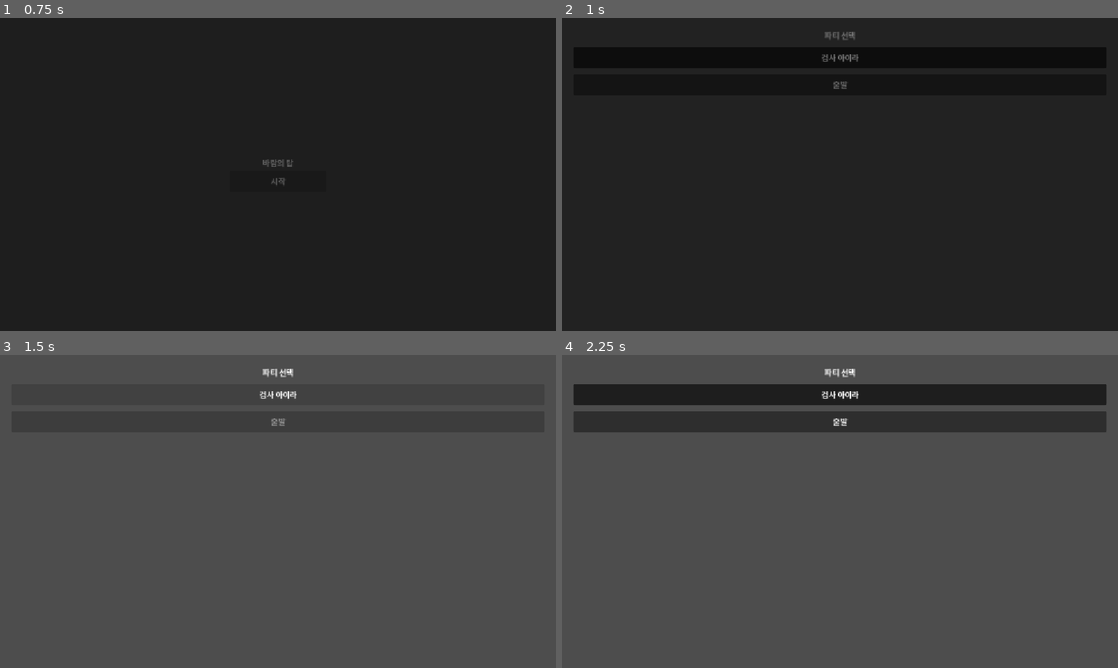
Above: before the commit, frames 1-4 (two rows, left to right).
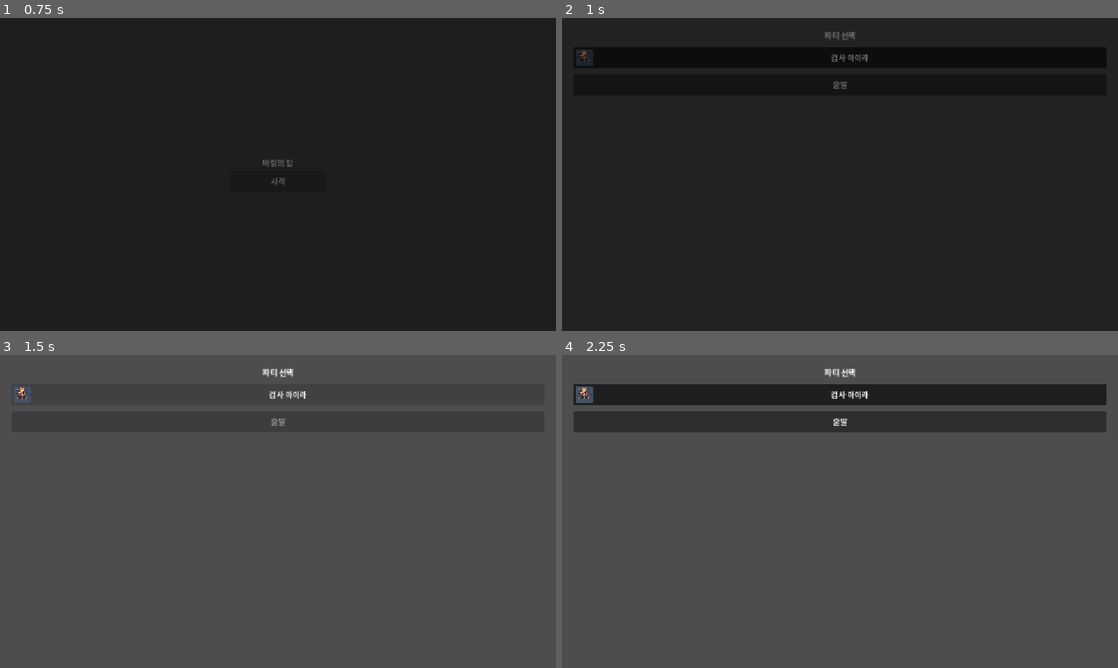
Above: after the commit, the same moments.

Repository: juunj-code/juunj
Game: Godot game, scene res://scenes/Boot.tscn
The game is run twice, just before and just after one commit, with the same random seed, the same clock (stepped at 60 frames per second) and the same inputs.
Inputs:
- Up to frame 1 (0.75 s): click "시작" at 0.5 s
- Up to frame 2 (1 s): no input
- Up to frame 3 (1.5 s): click "검사 아이라" at 1.25 s
- Up to frame 4 (2.25 s): click "검사 아이라" at 2 s

Frame 1 is identical in both runs. In frame 2, 0.3% of the frame differs, in the area x 2-55%, y 10-16%; in frame 3, 0.3%; in frame 4, 0.3%, in the area x 2-56%, y 10-16%.

Commit message:
feat: wire companion portrait art into party select screen
Image-gen credits came through after the previous session's blocker
note — generated all 4 companion portraits from the locked prompts
in design/art/portrait-prompts.md, filled in portrait_id on each
companion resource, and render them as roster button icons in
PartySelectScreen. 175/175 GUT tests still pass.

Diff:
--- a/assets/data/companions/companion_balance_01.tres
+++ b/assets/data/companions/companion_balance_01.tres
@@ -8,7 +8,7 @@
 name = "검사 아이라"
 description = "탑에 처음 들어온 자를 언제나 마중 나오는 검사."
 class_type = "balance"
-portrait_id = ""
+portrait_id = "res://assets/art/portraits/companion_balance_01.png"
 color_accent = Color(0.78, 0.45, 0.16, 1)
 base_hp = 100
 base_atk = 18
--- a/assets/data/companions/companion_dealer_01.tres
+++ b/assets/data/companions/companion_dealer_01.tres
@@ -8,7 +8,7 @@
 name = "빠른 손 리사"
 description = "아무도 그녀가 언제부터 탑에 있었는지 모른다."
 class_type = "dealer"
-portrait_id = ""
+portrait_id = "res://assets/art/portraits/companion_dealer_01.png"
 color_accent = Color(0.55, 0.21, 0.32, 1)
 base_hp = 70
 base_atk = 28
--- a/assets/data/companions/companion_support_01.tres
+++ b/assets/data/companions/companion_support_01.tres
@@ -8,7 +8,7 @@
 name = "노래하는 유이"
 description = "그녀의 노래가 들리는 방은 언제나 안전하다고 한다."
 class_type = "support"
-portrait_id = ""
+portrait_id = "res://assets/art/portraits/companion_support_01.png"
 color_accent = Color(0.82, 0.72, 0.34, 1)
 base_hp = 80
 base_atk = 14
--- a/assets/data/companions/companion_tank_01.tres
+++ b/assets/data/companions/companion_tank_01.tres
@@ -8,7 +8,7 @@
 name = "방패지기 도른"
 description = "탑 깊은 곳, 무너진 방벽 아래서 발견된다."
 class_type = "tank"
-portrait_id = ""
+portrait_id = "res://assets/art/portraits/companion_tank_01.png"
 color_accent = Color(0.52, 0.43, 0.27, 1)
 base_hp = 150
 base_atk = 12
--- a/scenes/party_select_screen.gd
+++ b/scenes/party_select_screen.gd
@@ -24,6 +24,10 @@
 		button.toggle_mode = true
 		button.custom_minimum_size = Vector2(0, 44)
 		button.button_pressed = _composition.selected.has(id)
+		if data.portrait_id != "":
+			button.icon = load(data.portrait_id)
+			button.expand_icon = true
+			button.add_theme_constant_override("icon_max_width", 40)
 		button.toggled.connect(_on_companion_toggled.bind(id, button))
 		_roster_container.add_child(button)
 		_buttons[id] = button
Binary file added: assets/art/portraits/companion_balance_01.png
Not shown, added: assets/art/portraits/companion_balance_01.png.import
Binary file added: assets/art/portraits/companion_dealer_01.png
Not shown, added: assets/art/portraits/companion_dealer_01.png.import
Binary file added: assets/art/portraits/companion_support_01.png
Not shown, added: assets/art/portraits/companion_support_01.png.import
Binary file added: assets/art/portraits/companion_tank_01.png
Not shown, added: assets/art/portraits/companion_tank_01.png.import
Not shown, added: scenes/battle_screen.gd.uid
Not shown, added: scenes/boot.gd.uid
Not shown, added: scenes/dungeon_exploration_screen.gd.uid
Not shown, added: scenes/main_menu_screen.gd.uid
(and 5 more such lines)
